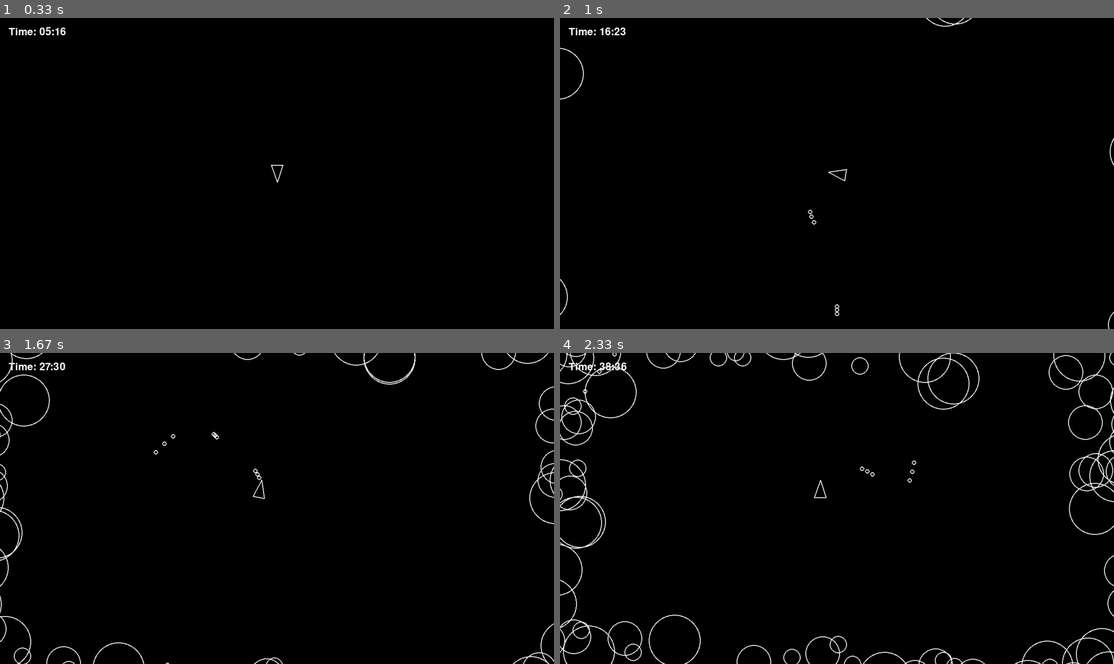
Above: before the commit, frames 1-4 (two rows, left to right).
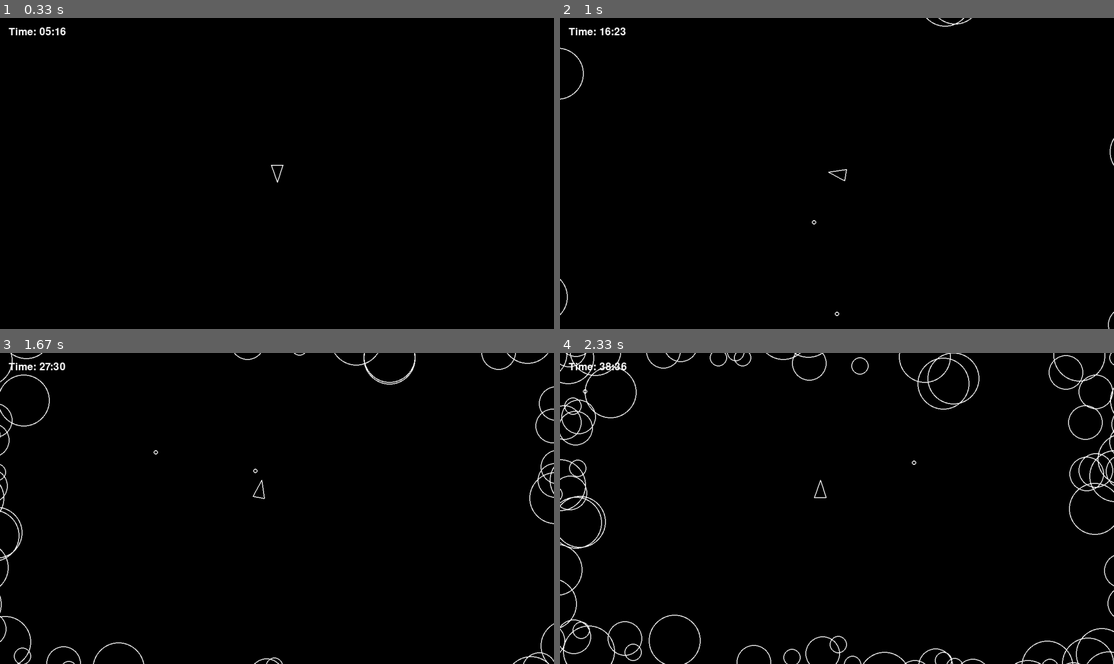
Above: after the commit, the same moments.

Repository: TobiasPartzsch/asteroids-game
Game: pygame game, started from main.py
Two runs of this game, one before a commit and one after it. Both use one fixed random seed, a clock stepped at 60 frames per second and the inputs below.
Inputs:
- Up to frame 1 (0.33 s): no input
- Up to frame 2 (1 s): tap Space at 0.33, 0.73 s; hold D from 0.67 s (still down)
- Up to frame 3 (1.67 s): tap Space at 1.03, 1.23, 1.57 s; release D at 1.13 s; hold W 1.17-1.47 s; hold D from 1.5 s (still down)
- Up to frame 4 (2.33 s): tap Space at 1.87, 2.07 s; release D at 1.97 s; hold A from 2 s (still down)

Frame 1 is identical in both runs. In frame 2, less than 0.1% of the frame differs, in the area x 44-51%, y 61-95%; in frame 3, less than 0.1%; in frame 4, less than 0.1%, in the area x 6-64%, y 0-42%.

Commit message:
implemented a cooldown for our gun

Diff:
--- a/asteroidfield.py
+++ b/asteroidfield.py
@@ -54,5 +54,5 @@
             velocity = edge[0] * speed
             velocity = velocity.rotate(random.randint(-30, 30))
             position = edge[1](random.uniform(0, 1))
-            scale = random.randint(1, ASTEROID_SCALES)
+            scale = random.randint(1, ASTEROID_SIZES)
             self.spawn(ASTEROID_MIN_RADIUS * scale, position, velocity)
--- a/constants.py
+++ b/constants.py
@@ -2,15 +2,16 @@
 SCREEN_HEIGHT = 720
 
 ASTEROID_MIN_RADIUS = 20
-ASTEROID_SCALES = 3
+ASTEROID_SIZES = 3
 ASTEROID_SPAWN_RATE = 0.8  # seconds
 ASTEROID_SPAWN_RATE_INCREASE = 0  # divisor for current time, default 60 no increase if 0
-ASTEROID_MAX_RADIUS = ASTEROID_MIN_RADIUS * ASTEROID_SCALES
+ASTEROID_MAX_RADIUS = ASTEROID_MIN_RADIUS * ASTEROID_SIZES
 ASTEROID_COLLISION = False
 
 PLAYER_RADIUS = 20
 PLAYER_TURN_SPEED = 300
 PLAYER_SPEED = 200
+PLAYER_SHOOT_COOLDOWN = 0.3
 
 SHOT_SPEED = 500
 SHOT_RADIUS = 5
--- a/player.py
+++ b/player.py
@@ -1,13 +1,14 @@
 import pygame
 
 from circleshape import CircleShape
-from constants import PLAYER_RADIUS, PLAYER_SPEED, PLAYER_TURN_SPEED, SHOT_SPEED
+from constants import PLAYER_RADIUS, PLAYER_SHOOT_COOLDOWN, PLAYER_SPEED, PLAYER_TURN_SPEED, SHOT_SPEED
 from shot import Shot
 
 class Player(CircleShape):
     def __init__(self, x, y):
         super().__init__(x, y, PLAYER_RADIUS)
         self.rotation = 0
+        self.shot_timer = 0
 
     def triangle(self):
         forward = pygame.Vector2(0, 1).rotate(self.rotation)
@@ -46,6 +47,16 @@
         if keys[pygame.K_SPACE]:
             self.shoot()
 
+        self.shot_timer -= dt
+
     def shoot(self):
+        # guard check against the gun being on cooldown
+        if self.shot_timer > 0:
+            return
+
+        # create a shot
         shot = Shot(*self.position)
         shot.velocity = pygame.Vector2(0, 1).rotate(self.rotation) * SHOT_SPEED
+
+        # put the gun on cooldown
+        self.shot_timer = PLAYER_SHOOT_COOLDOWN
